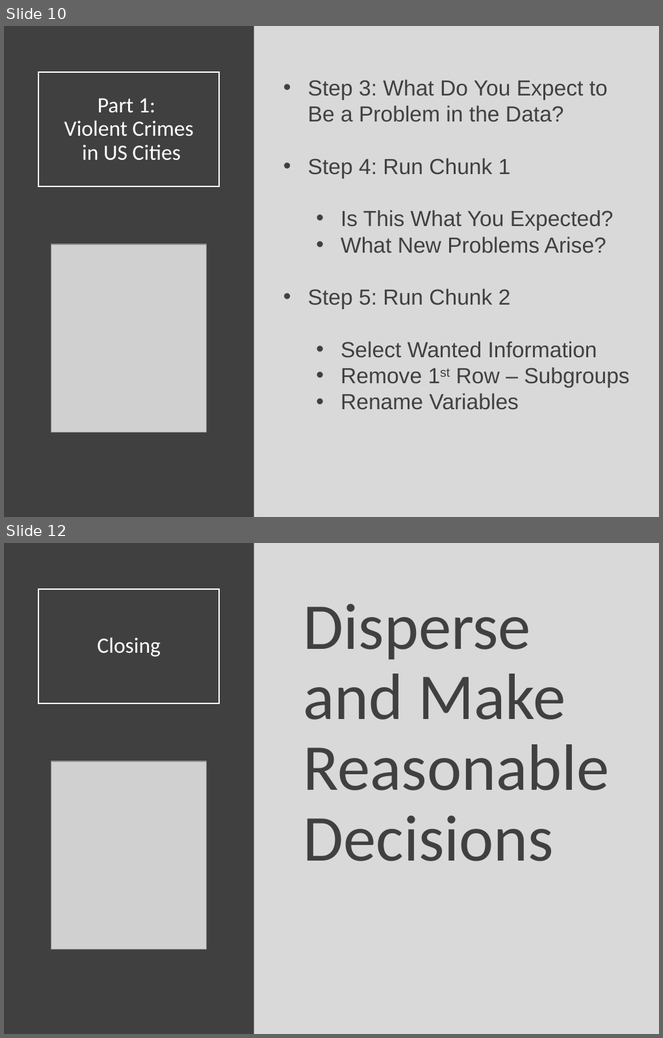
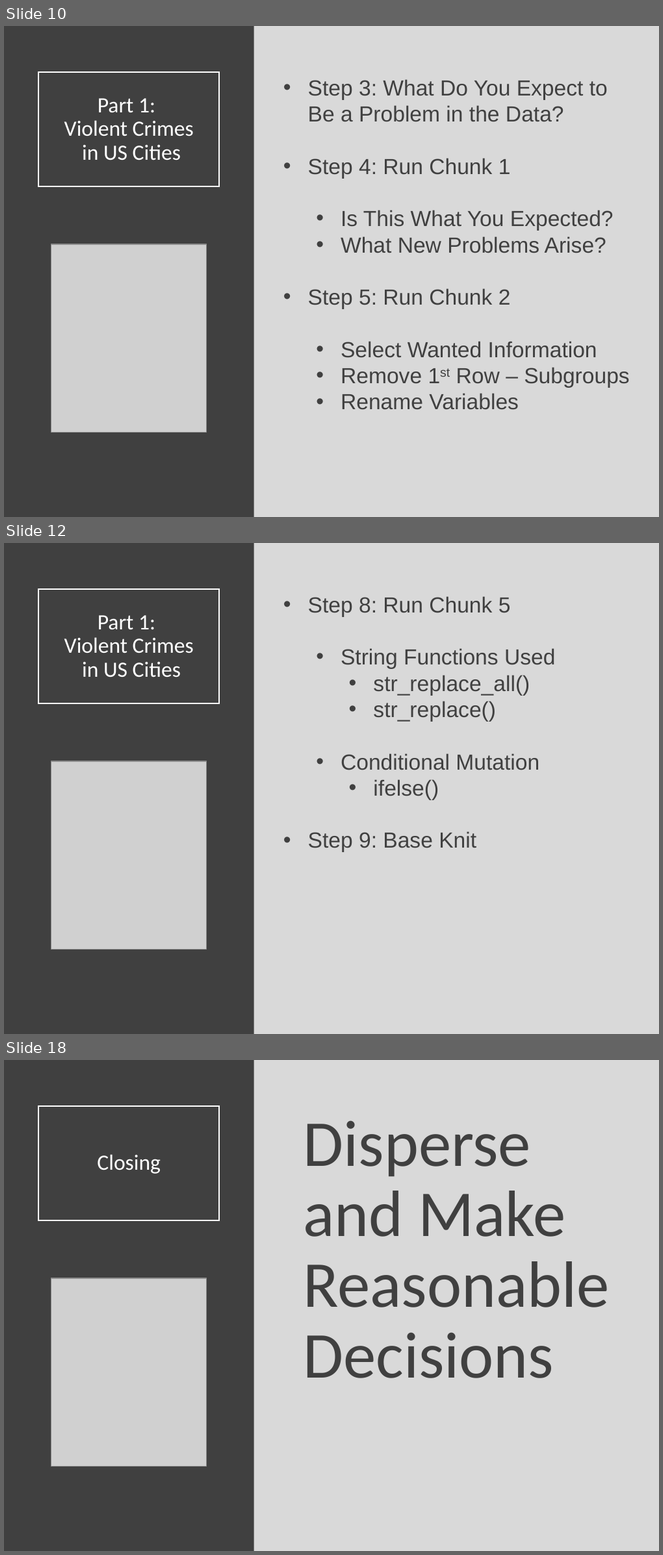
Before and after one commit to Yixf-Self/STOR320_WEBSITE, a slide deck: Lecture/Lecture 15/Lecture 15.pptx. Shown one above the other, each under a label of ours: slides 10 and 12 before the commit, slides 10, 12 and 18 after it; the slides between them are not shown. The pictures are 663x1038 and 663x1555 pixels, drawn with LibreOffice and Linux fonts; fonts in the diff are those of the drawing; grey boxes stand for pictures. Boxes give left, top, right and bottom in pixels: in the first picture for what was removed or moved away, otherwise in the second. Text is boxed around its words. In the diff, an @@ line names an element or a change of style, - is before the commit and + after.

```diff
--- a/Lecture/Lecture 15/Lecture 15.pptx
+++ b/Lecture/Lecture 15/Lecture 15.pptx
@@ slide 12 added at <box>4,543,659,1034</box>, background #D9D9D9 @@
@@ rectangle added at <box>4,543,254,1034</box>, fill #404040 @@
@@ title added at <box>38,589,220,704</box>, outline #FFFFFF 1.5 pt, 24 pt, text #FFFFFF @@
+Part 1:
+Violent Crimes
+in US Cities
@@ text added at <box>308,596,555,852</box>, 24 pt, text #404040 @@
+• Step 8: Run Chunk 5
+  • String Functions Used
+    • str_replace_all()
+    • str_replace()
+  • Conditional Mutation
+    • ifelse()
+• Step 9: Base Knit
@@ picture added at <box>51,761,206,949</box> @@
@@ what was slide 12 is now slide 18 @@
```
Also in this commit, not shown: 2 slides changed, 5 other slides added, 10 other files.
